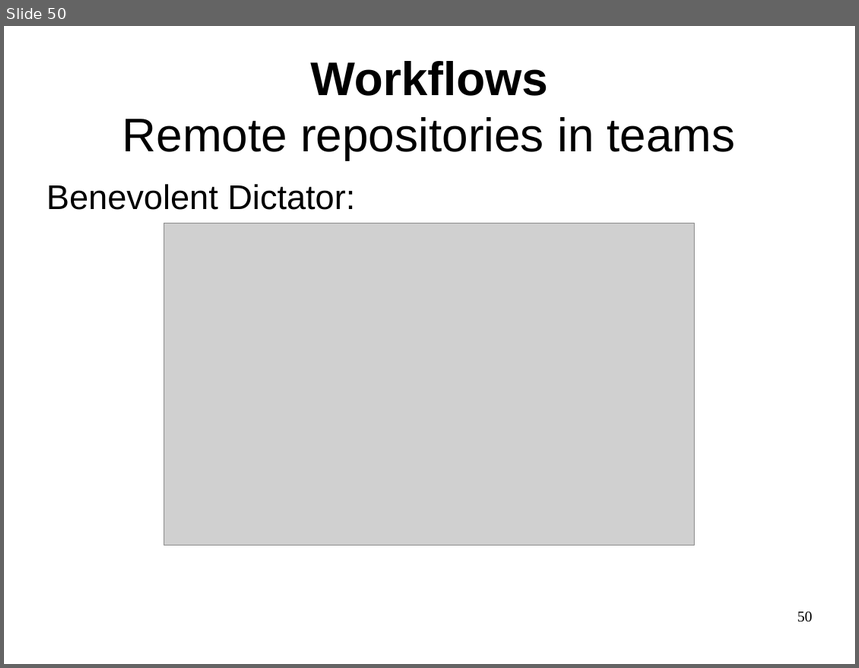
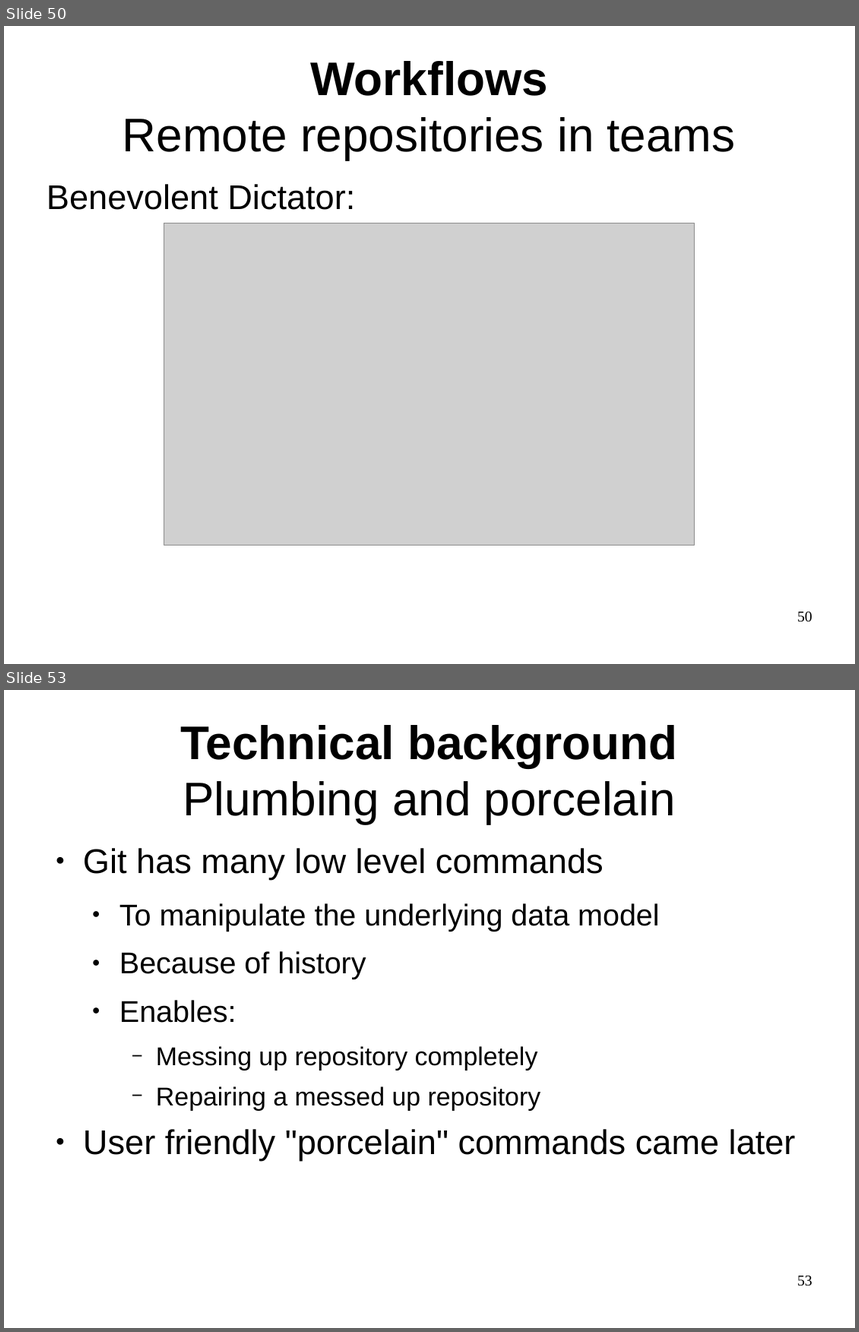
Before and after one commit to philpackmohr/git-paper, a slide deck: git-presentation.odp. Shown one above the other, each under a label of ours: slide 50 before the commit, slides 50 and 53 after it; the slides between them are not shown. The pictures are 859x668 and 859x1332 pixels, drawn with LibreOffice and Linux fonts; fonts in the diff are those of the drawing; grey boxes stand for pictures. Boxes give left, top, right and bottom in pixels: in the first picture for what was removed or moved away, otherwise in the second. Text is boxed around its words. In the diff, an @@ line names an element or a change of style, - is before the commit and + after.

```diff
--- a/git-presentation.odp
+++ b/git-presentation.odp
@@ slide 53 added at (4,690,855,1328), background #FFFFFF @@
@@ title added at (180,725,677,825), 44 pt, text #000000 @@
+Technical background
+Plumbing and porcelain
@@ text added at (83,848,796,1161), 32 pt, text #000000 @@
+● Git has many low level commands
+  ● To manipulate the underlying data model
+  ● Because of history
+  ● Enables:
+    − Messing up repository completely
+    − Repairing a messed up repository
+● User friendly "porcelain" commands came later
@@ page number added at (797,1276,813,1287), 14 pt, text #000000 @@
+53
```
Also in this commit, not shown: 16 other slides added.
